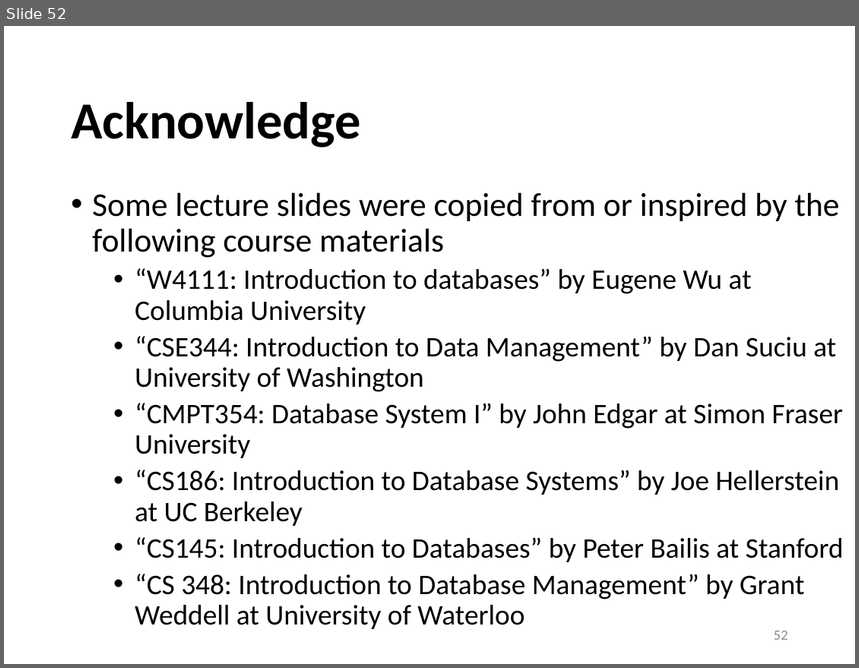
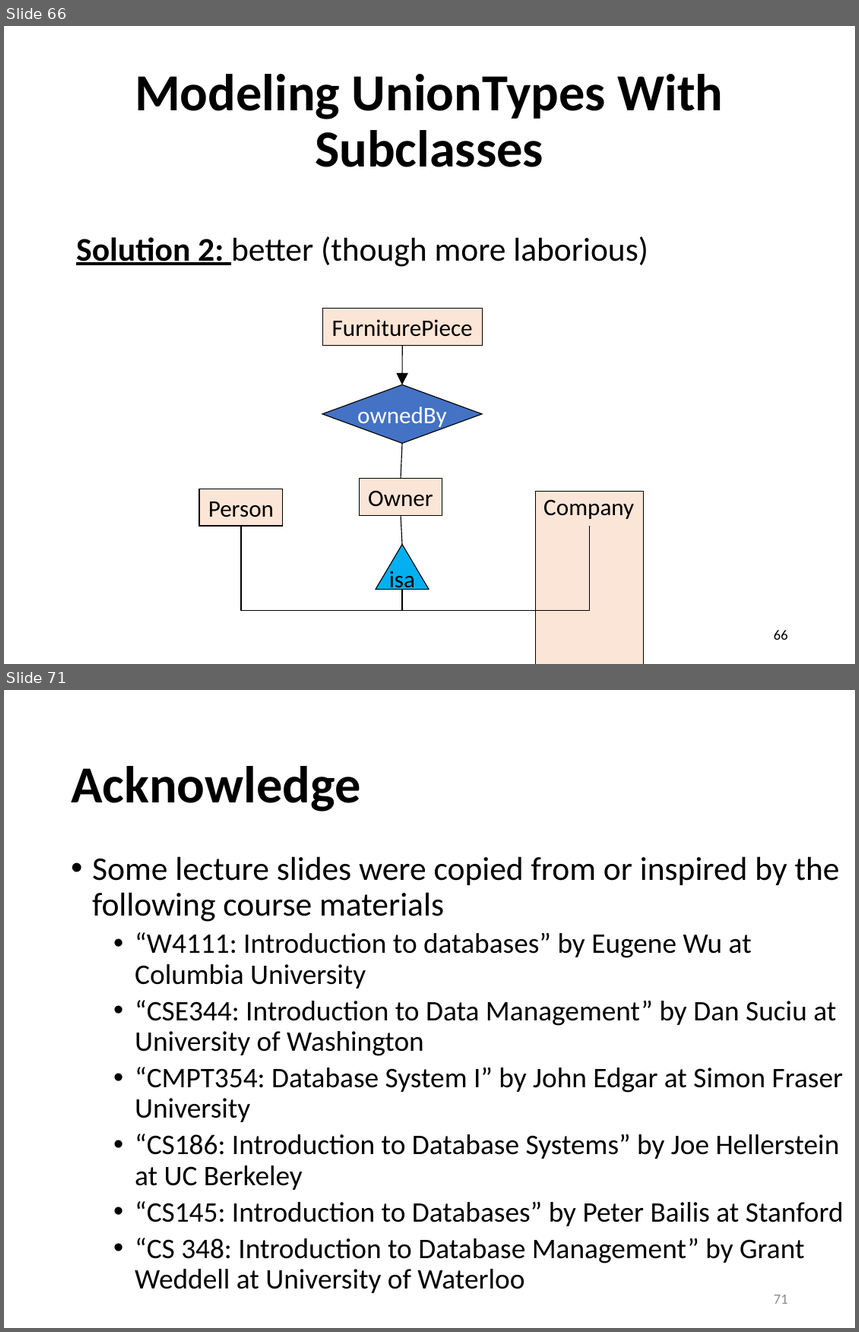
Before and after one commit to sfu-db/cmpt354, a slide deck: Lectures/lec8-er-model.pptx. Shown one above the other, each under a label of ours: slide 52 before the commit, slides 66 and 71 after it; the slides between them are not shown. The pictures are 859x668 and 859x1332 pixels, drawn with LibreOffice and Linux fonts; fonts in the diff are those of the drawing. Boxes give left, top, right and bottom in pixels: in the first picture for what was removed or moved away, otherwise in the second. Text is boxed around its words. In the diff, an @@ line names an element or a change of style, - is before the commit and + after.

```diff
--- a/Lectures/lec8-er-model.pptx
+++ b/Lectures/lec8-er-model.pptx
@@ slide 66 added at (4,26,855,664), background #FFFFFF @@
@@ title added at (135,74,723,167), 44 pt, text #000000, bold @@
+Modeling UnionTypes With Subclasses
@@ text added at (76,237,648,267), 28 pt, text #000000 @@
+Solution 2: better (though more laborious)
@@ rectangle added at (322,309,482,346), fill #FBE5D6, outline #000000 0.75 pt, 20 pt, text #000000 @@
+FurniturePiece
@@ arrow added from (402, 345) to (402, 385), #000000 0.75 pt @@
@@ diamond added at (322,385,482,444), fill #4472C4, outline #000000 0.75 pt, 20 pt, text #FFFFFF @@
+ownedBy
@@ line added from (402, 444) to (401, 479), #000000 0.75 pt @@
@@ rectangle added at (359,479,442,516), fill #FBE5D6, outline #000000 0.75 pt, 20 pt, text #000000 @@
+Owner
@@ rectangle added at (200,489,283,527), fill #FBE5D6, outline #000000 0.75 pt, 20 pt, text #000000 @@
+Person
@@ text added at (535,492,643,525), fill #FBE5D6, outline #000000 0.75 pt, 20 pt, text #000000 @@
+Company
@@ elbow line added from (241, 527) to (402, 589), #000000 0.75 pt @@
@@ line added from (401, 515) to (402, 544), #000000 0.75 pt @@
@@ elbow line added from (402, 589) to (590, 525), #000000 0.75 pt @@
@@ triangle added at (376,544,429,589), fill #00B0F0, outline #000000 0.75 pt, 20 pt, text #000000 @@
+isa
@@ page number added at (774,630,788,640), 12 pt, text #000000 @@
+66
@@ what was slide 52 is now slide 71 @@
@@ page number at (774,1295,788,1304): text changed @@
-52
+71
```
Also in this commit, not shown: 2 slides changed, 18 other slides added, 1 other file.
